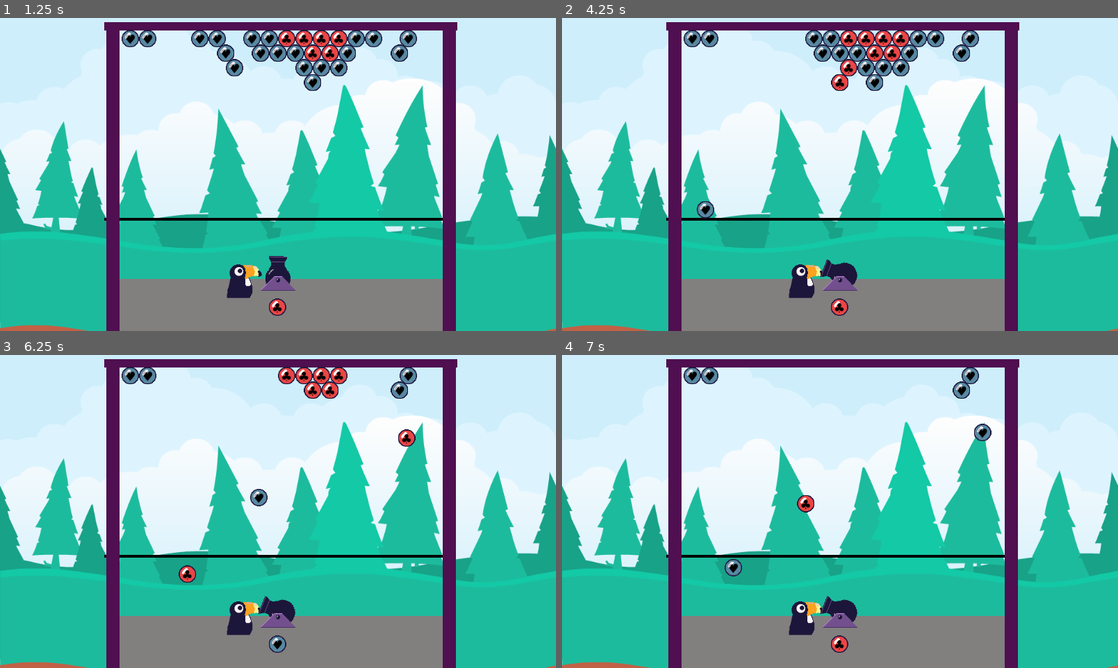
Above: before the commit, frames 1-4 (two rows, left to right).
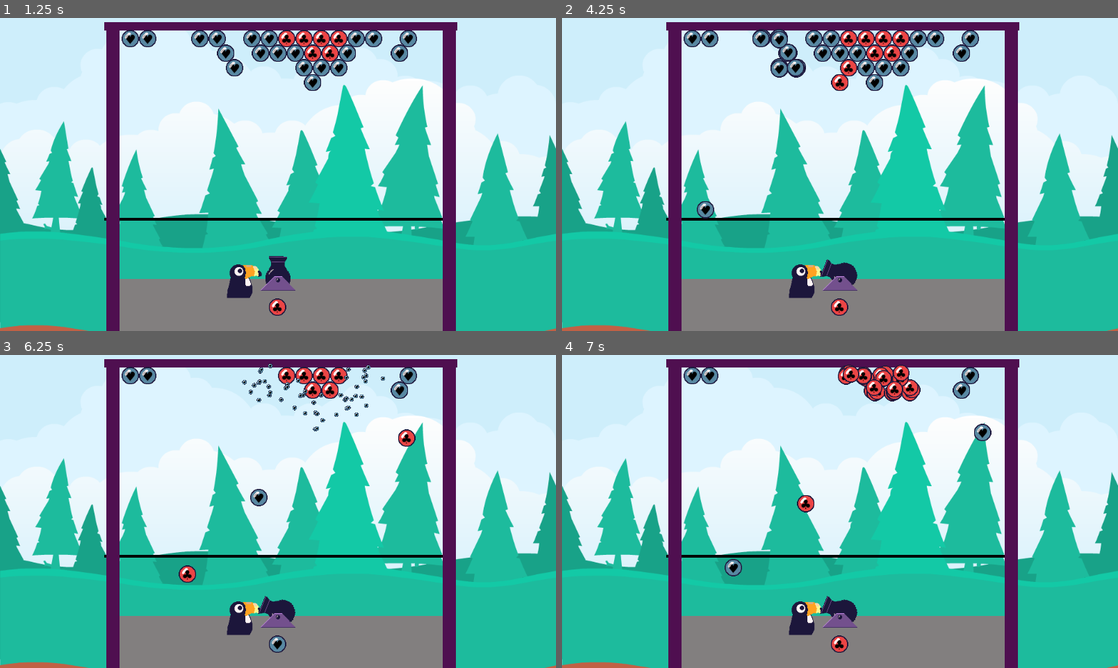
Above: after the commit, the same moments.

Repository: YannBurrett/ToucyBubble
Game: Godot game, scene res://Level/Level.tscn
Same seed, same stepped clock (60 frames per second), same inputs: the game is played once before the commit and once after it.
Inputs:
- Up to frame 1 (1.25 s): tap Enter at 0.5 s; hold E (Nudge_Right) from 0.53 s (still down); hold Space (Fire) from 0.53 s (still down)
- Up to frame 2 (4.25 s): release Space (Fire) at 1.28 s; tap Space (Fire) at 1.35, 2.85 s; release E (Nudge_Right) at 2.03 s; hold Space (Fire) 2.03-2.78 s; hold A (Left) from 2.03 s (still down); hold Space (Fire) from 3.53 s (still down)
- Up to frame 3 (6.25 s): release A (Left) at 4.28 s; release Space (Fire) at 4.28 s; hold E (Nudge_Right) from 4.28 s (still down); tap Space (Fire) at 4.35, 5.85 s; hold Space (Fire) 5.03-5.78 s
- Up to frame 4 (7 s): keep holding E (Nudge_Right); hold Space (Fire) from 6.53 s (still down)

Frame 1 is identical in both runs. In frame 2, 0.8% of the frame differs, in the area x 34-44%, y 3-20%; in frame 3, 0.4%; in frame 4, 1.2%, in the area x 49-65%, y 3-15%.

Commit message:
Popping Bubble Particles

Diff:
--- a/Level/Level.gd
+++ b/Level/Level.gd
@@ -13,6 +13,8 @@
 const CELL_TYPE = 1
 
 export (int, 2, 10) var number_of_bubble_types = 4
+
+var bubble_pop_particle = preload("res://Particles/BubblePop.tscn")
 
 func _ready():
 	randomize()
@@ -93,7 +95,13 @@
 	if matching_bubbles.size() > 2:
 		# increment score
 		for bubble in matching_bubbles:
+			var pop = bubble_pop_particle.instance()
+			add_child(pop)
+			pop.position = $TileMap.map_to_world(bubble) + Vector2(16,16)
+			pop.type = $TileMap.get_cellv(bubble)
+			pop.add_to_group("pop")
 			$TileMap.set_cellv(bubble, -1)
+		get_tree().call_group("pop", "pop_bubbles")
 	check_detatched_bubbles()
 
 
--- /dev/null
+++ b/Particles/BubblePop.gd
@@ -0,0 +1,10 @@
+extends Particles2D
+
+var type = 0 setget change_colour
+
+func change_colour(value):
+	process_material.anim_offset = value * 0.1
+
+
+func pop_bubbles():
+	$AnimationPlayer.play("Pop")
--- /dev/null
+++ b/Particles/BubblePop.tscn
@@ -0,0 +1,84 @@
+[gd_scene load_steps=9 format=2]
+
+[ext_resource path="res://Sprites/BubbleSpriteSheet2.png" type="Texture" id=1]
+[ext_resource path="res://Particles/BubblePop.gd" type="Script" id=2]
+
+[sub_resource type="CanvasItemMaterial" id=1]
+particles_animation = true
+particles_anim_h_frames = 10
+particles_anim_v_frames = 1
+particles_anim_loop = false
+
+[sub_resource type="Curve" id=2]
+_data = [ Vector2( 0, 1 ), 0.0, 0.0, 0, 0, Vector2( 1, 0 ), -0.0090909, 0.0, 0, 0 ]
+
+[sub_resource type="CurveTexture" id=3]
+curve = SubResource( 2 )
+
+[sub_resource type="ParticlesMaterial" id=4]
+flag_disable_z = true
+spread = 180.0
+gravity = Vector3( 0, 0, 0 )
+initial_velocity = 100.0
+orbit_velocity = 0.0
+orbit_velocity_random = 0.0
+scale_curve = SubResource( 3 )
+
+[sub_resource type="Animation" id=5]
+resource_name = "Pop"
+tracks/0/type = "value"
+tracks/0/path = NodePath(".:emitting")
+tracks/0/interp = 1
+tracks/0/loop_wrap = true
+tracks/0/imported = false
+tracks/0/enabled = true
+tracks/0/keys = {
+"times": PoolRealArray( 0 ),
+"transitions": PoolRealArray( 1 ),
+"update": 1,
+"values": [ true ]
+}
+tracks/1/type = "method"
+tracks/1/path = NodePath(".")
+tracks/1/interp = 1
+tracks/1/loop_wrap = true
+tracks/1/imported = false
+tracks/1/enabled = true
+tracks/1/keys = {
+"times": PoolRealArray( 1 ),
+"transitions": PoolRealArray( 1 ),
+"values": [ {
+"args": [  ],
+"method": "queue_free"
+} ]
+}
+
+[sub_resource type="Animation" id=6]
+length = 0.001
+tracks/0/type = "value"
+tracks/0/path = NodePath(".:emitting")
+tracks/0/interp = 1
+tracks/0/loop_wrap = true
+tracks/0/imported = false
+tracks/0/enabled = true
+tracks/0/keys = {
+"times": PoolRealArray( 0 ),
+"transitions": PoolRealArray( 1 ),
+"update": 0,
+"values": [ false ]
+}
+
+[node name="BubblePop" type="Particles2D"]
+material = SubResource( 1 )
+emitting = false
+amount = 4
+lifetime = 0.25
+one_shot = true
+explosiveness = 1.0
+process_material = SubResource( 4 )
+texture = ExtResource( 1 )
+script = ExtResource( 2 )
+
+[node name="AnimationPlayer" type="AnimationPlayer" parent="."]
+anims/Pop = SubResource( 5 )
+anims/RESET = SubResource( 6 )
